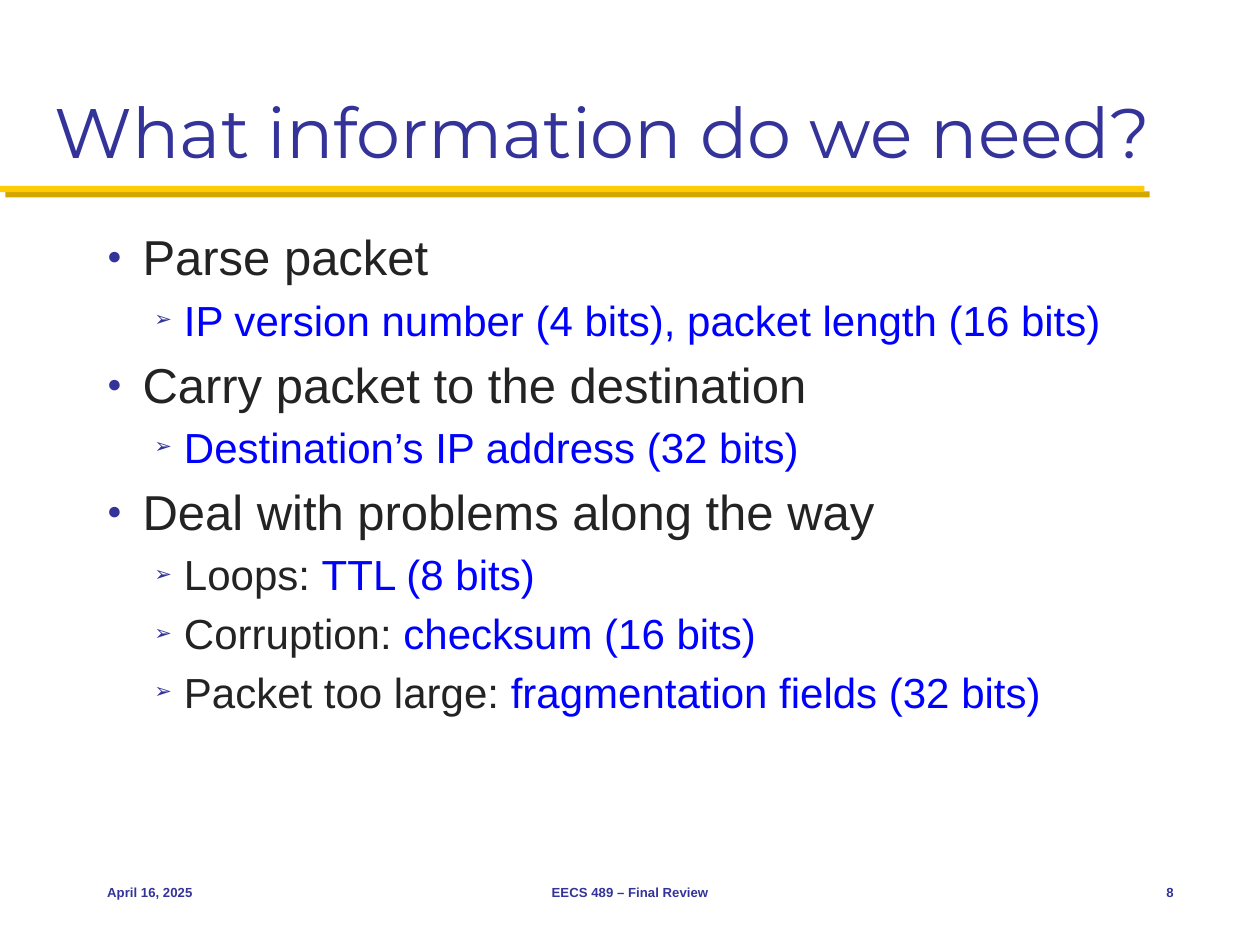
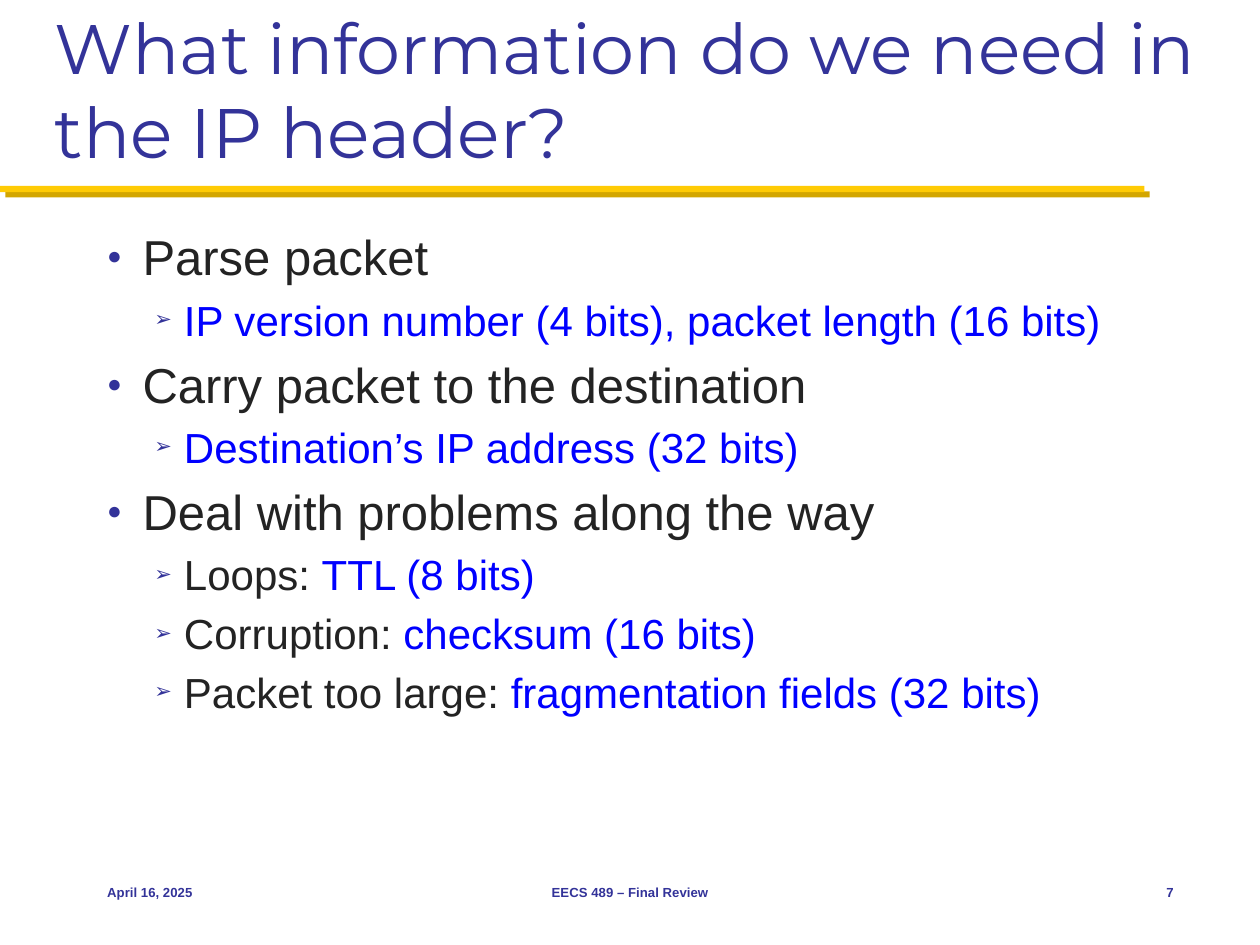
Before and after one commit to mosharaf/eecs489, a slide deck: slide 7 of Slides/041625.pptx (slide 8 before the commit). Drawn at 1260x945 pixels with LibreOffice and Linux fonts; fonts in the diff are those of the drawing. Boxes give left, top, right and bottom in pixels: in the first picture for what was removed or moved away, otherwise in the second. Text is boxed around its words. In the diff, an @@ line names an element or a change of style, - is before the commit and + after.

```diff
--- a/Slides/041625.pptx
+++ b/Slides/041625.pptx
@@ title at bbox=[55, 21, 1194, 159]: text changed @@
-What information do we need?
+What information do we need in the IP header?
@@ page number at bbox=[1166, 888, 1173, 897]: text changed @@
-8
+7
```
Also in this commit, not shown: 5 other slides changed, 3 slides removed, 1 other file.
